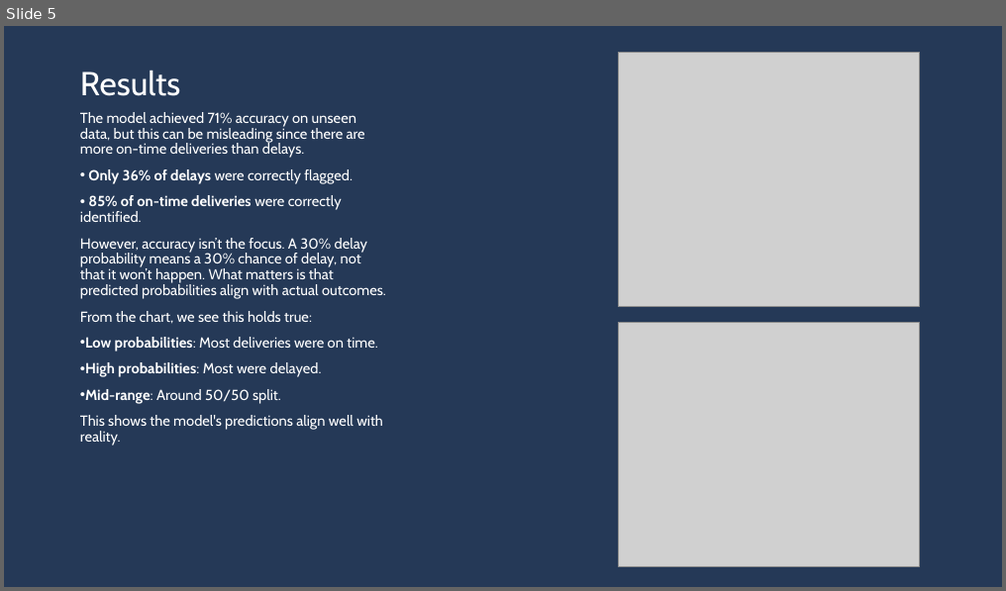
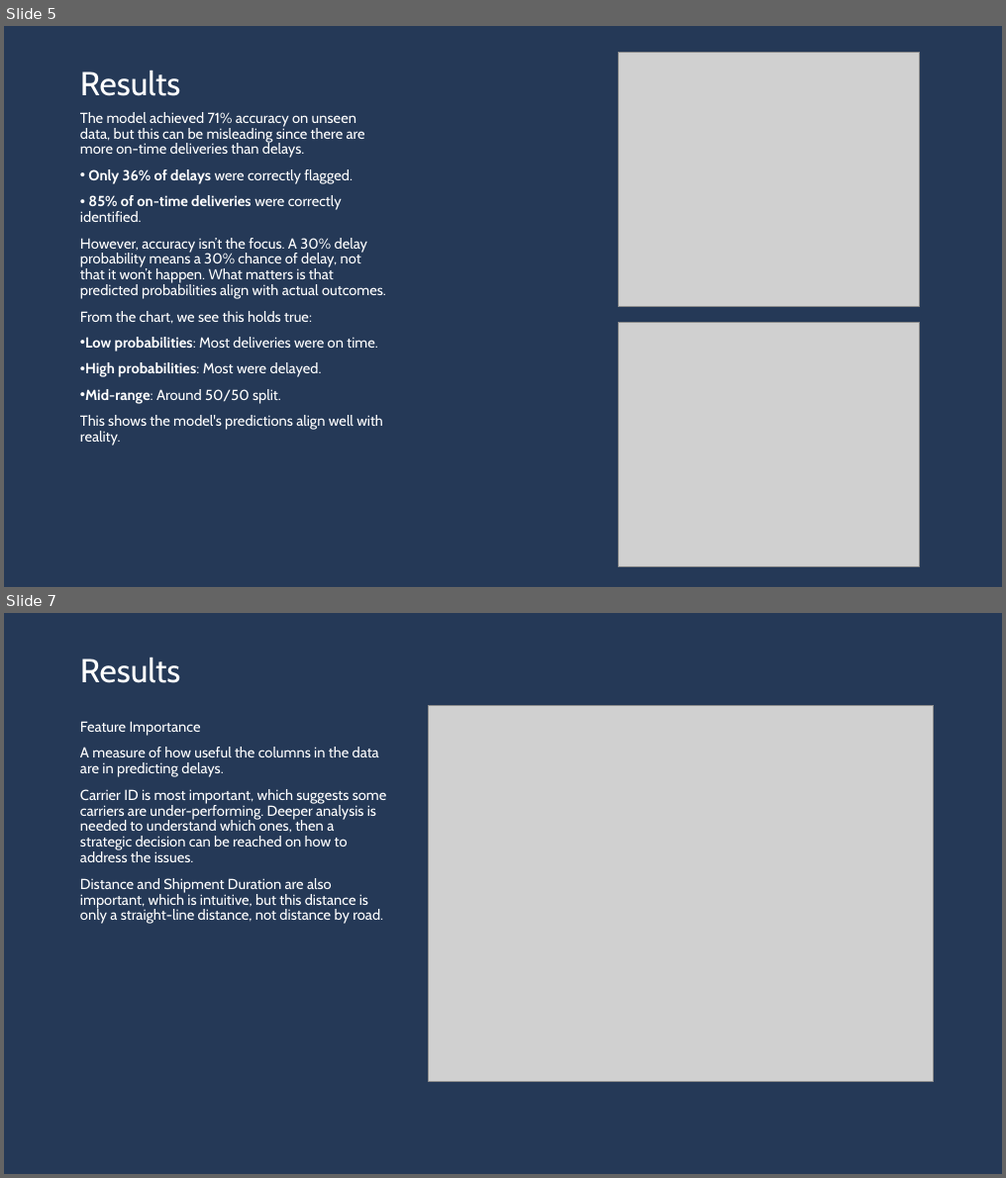
Before and after one commit to neils1984/digihaul, a slide deck: presentation/Delivery Delay Prediction.pptx. Shown one above the other, each under a label of ours: slide 5 before the commit, slides 5 and 7 after it; the slides between them are not shown. The pictures are 1006x591 and 1006x1178 pixels, drawn with LibreOffice and Linux fonts; fonts in the diff are those of the drawing; grey boxes stand for pictures. Boxes give left, top, right and bottom in pixels: in the first picture for what was removed or moved away, otherwise in the second. Text is boxed around its words. In the diff, an @@ line names an element or a change of style, - is before the commit and + after.

```diff
--- a/presentation/Delivery Delay Prediction.pptx
+++ b/presentation/Delivery Delay Prediction.pptx
@@ slide 7 added at (4,613,1002,1174), background #253957 @@
@@ title added at (80,657,180,683), 32 pt, text #FFFFFF @@
+Results
@@ text added at (80,721,387,924), 14 pt, text #FFFFFF @@
+Feature Importance
+A measure of how useful the columns in the data are in predicting delays.
+Carrier ID is most important, which suggests some carriers are under-performing. Deeper analysis is needed to understand which ones, then a strategic decision can be reached on how to address the issues.
+Distance and Shipment Duration are also important, which is intuitive, but this distance is only a straight-line distance, not distance by road.
@@ picture added at (429,705,934,1081) @@
```
Also in this commit, not shown: 4 slides changed, 3 other files.
